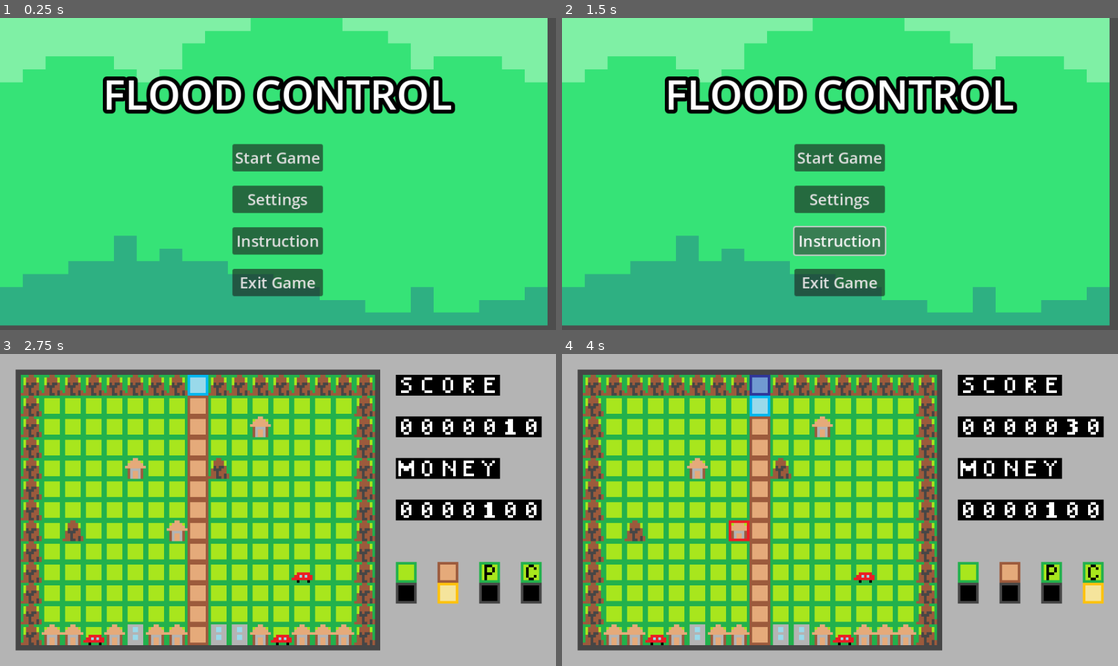
Above: before the commit, frames 1-4 (two rows, left to right).
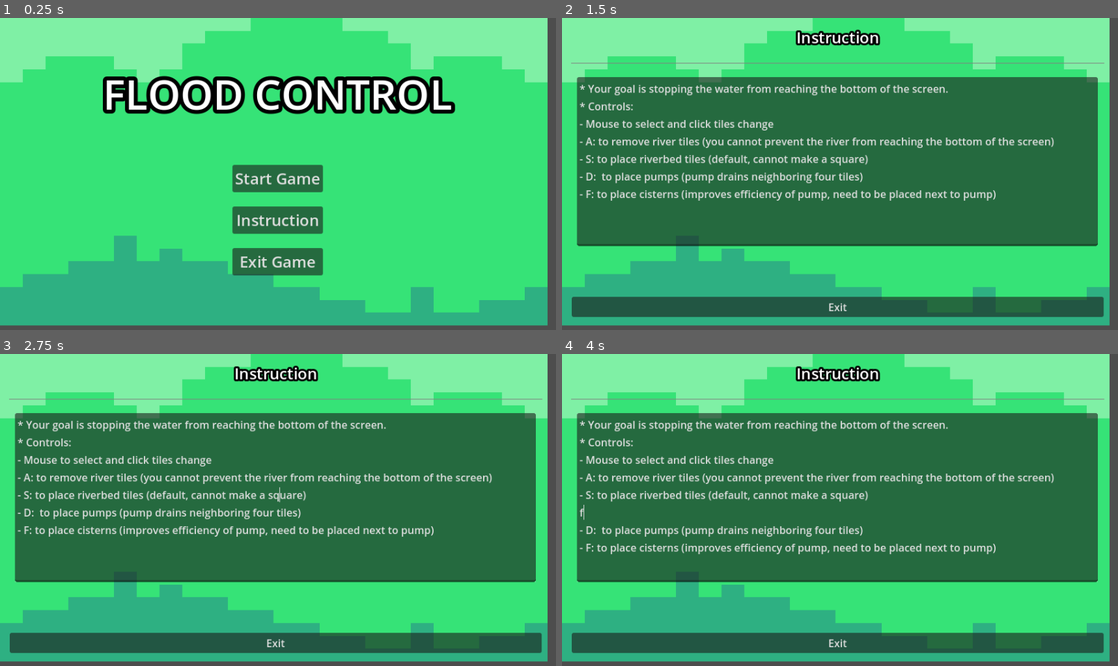
Above: after the commit, the same moments.

Repository: sho16ogura/cs292team5
Game: Godot game, scene res://main menu/main menu/main_menu.tscn
The game is run twice, just before and just after one commit, with the same random seed, the same clock (stepped at 60 frames per second) and the same inputs.
Inputs (mouse positions are in pixels of both pictures, inside the frame that each line leads up to):
- Up to frame 1 (0.25 s): no input
- Up to frame 2 (1.5 s): click (840, 198) at 0.5 s, where only the run before the commit has a clickable "Settings"; click "Instruction" at 1.25 s
- Up to frame 3 (2.75 s): click (278, 494) at 2 s, where only the run before the commit has a clickable "Start Game"
- Up to frame 4 (4 s): move the mouse to (962, 494) at 2.77 s; click (962, 494) at 2.85 s; tap Enter at 3.5 s; move the mouse to (728, 525) at 3.52 s; tap F (toggle_cistern) at 3.6 s

The runs differ from the first frame. In frame 1, 6.2% of the frame differs, in the area x 41-59%, y 40-90%; in frame 2, 58%; in frame 3, 100%, in the area x 0-100%, y 0-100%; in frame 4, 100%.
Error before the commit: Invalid access to property or key 'button_down' on a base object of type 'null instance'. (res://main)

Commit message:
Adjust UI

Diff:
--- a/team5project/main menu/main menu/main_menu.gd
+++ b/team5project/main menu/main menu/main_menu.gd
@@ -3,7 +3,7 @@
 
 @onready var start_button = $MarginContainer/HBoxContainer/VBoxContainer/Start_Button as Button
 @onready var exit_button = $MarginContainer/HBoxContainer/VBoxContainer/Exit_Button as Button
-@onready var settings_button = $MarginContainer/HBoxContainer/VBoxContainer/Settings_Button as Button
+@onready var settings_button = $MarginContainer/HBoxContainer/VBoxContainer/Instruction_Button as Button
 #@onready var instruction_button = $MarginContainer/HBoxContainer/VBoxContainer/Instruction_Button as Button
 @onready var start_level = preload("res://mainGame.tscn") as PackedScene
 @onready var settings_menu = $Settings_Menu as SettingsMenu
--- a/team5project/main menu/main menu/main_menu.tscn
+++ b/team5project/main menu/main menu/main_menu.tscn
@@ -1,8 +1,9 @@
-[gd_scene load_steps=6 format=3 uid="uid://b5j3kmh5ma6mx"]
+[gd_scene load_steps=7 format=3 uid="uid://b5j3kmh5ma6mx"]
 
 [ext_resource type="Script" path="res://main menu/main menu/main_menu.gd" id="1_sn3hk"]
 [ext_resource type="Texture2D" uid="uid://eess7uyvg1uh" path="res://tile_0014.png" id="1_w8vvv"]
 [ext_resource type="AudioStream" uid="uid://rkepwtflhojx" path="res://Sakura-Girl-Beach-chosic.com_.mp3" id="3_d4pl2"]
+[ext_resource type="PackedScene" uid="uid://bayrvi5tdmxbb" path="res://settings menu/settings_menu.tscn" id="4_r5g4m"]
 
 [sub_resource type="SystemFont" id="SystemFont_iqhrx"]
 font_names = PackedStringArray("Impact")
@@ -84,14 +85,7 @@
 text = "Start Game
 "
 
-[node name="Start_Button2" type="Button" parent="MarginContainer/HBoxContainer/VBoxContainer"]
-custom_minimum_size = Vector2(120, 32)
-layout_mode = 2
-theme_override_fonts/font = SubResource("SystemFont_ef1sv")
-theme_override_font_sizes/font_size = 24
-text = "Settings"
-
-[node name="Start_Button3" type="Button" parent="MarginContainer/HBoxContainer/VBoxContainer"]
+[node name="Instruction_Button" type="Button" parent="MarginContainer/HBoxContainer/VBoxContainer"]
 custom_minimum_size = Vector2(120, 32)
 layout_mode = 2
 theme_override_fonts/font = SubResource("SystemFont_ef1sv")
@@ -108,3 +102,11 @@
 [node name="AudioStreamPlayer2D" type="AudioStreamPlayer2D" parent="."]
 stream = ExtResource("3_d4pl2")
 autoplay = true
+
+[node name="Settings_Menu" parent="." instance=ExtResource("4_r5g4m")]
+visible = false
+layout_mode = 1
+offset_left = 3.0
+offset_top = 1.0
+offset_right = -922.0
+offset_bottom = -771.0
--- a/team5project/mainGame.gd
+++ b/team5project/mainGame.gd
@@ -436,10 +436,15 @@
 
 	#if the rightmost house is broken, can move on to ending
 	var can_move_on_to_ending = tile_map.get_cell_atlas_coords(ground_layer,Vector2i(15,12)) == Vector2i(3,0)
+	print(can_move_on_to_ending)
+
 	if can_move_on_to_ending:
-		global_lockout = true
-		print("game over!")
-		get_tree().change_scene_to_file("res://end screen/end_screen.tscn")
+		#global_lockout = true
+		#print("game over!")
+		#get_tree().change_scene_to_file("res://end screen/end_screen.tscn")
+		timer.start()
+		$TileMap/GameOverTimer.stop()
+		return
 
 	if game_over:
 		#inc water level and destruct
@@ -622,13 +627,13 @@
 	if get_tile_type(Vector2i(8, 12)) == TILE.WATER and global_lockout == false:
 		global_lockout = true
 		print("game over!")
-		#end_screen.set_score(score - 10)
-		#end_screen.visible = true
-		#tilemap.visible = false
+		end_screen.set_score(score - 10)
+		end_screen.visible = true
+		tilemap.visible = false
 		#score = get_score()
 		#await get_tree().create_timer(2).timeout
 		print(score)
-		get_tree().change_scene_to_file("res://end screen/end_screen.tscn")
+		#get_tree().change_scene_to_file("res://end screen/end_screen.tscn")
 
 	for y in range(12, 0, -1):
 		for x in range(16, 0 , -1):
--- a/team5project/mainGame.tscn
+++ b/team5project/mainGame.tscn
@@ -8,6 +8,8 @@
 [ext_resource type="AudioStream" uid="uid://d1twaokdntpq7" path="res://error.wav" id="5_hj26o"]
 [ext_resource type="AudioStream" uid="uid://cbhjguvy5pxft" path="res://destruction.wav" id="6_1mp51"]
 [ext_resource type="AudioStream" uid="uid://q1sc303erpj0" path="res://pumping-water.mp3" id="7_5c7lh"]
+[ext_resource type="PackedScene" uid="uid://mkomnbmd7eoh" path="res://end screen/end_screen.tscn" id="9_jcw2l"]
+[ext_resource type="PackedScene" uid="uid://cqpx1ehejg0ob" path="res://pause menu/pause_menu.tscn" id="10_pfb8f"]
 
 [sub_resource type="TileSetAtlasSource" id="TileSetAtlasSource_odmwb"]
 texture = ExtResource("2_gx5xf")
@@ -138,6 +140,21 @@
 [node name="pumping_water_sfx" type="AudioStreamPlayer" parent="TileMap"]
 stream = ExtResource("7_5c7lh")
 
+[node name="pause_menu" parent="." instance=ExtResource("10_pfb8f")]
+visible = false
+offset_left = 434.0
+offset_top = 240.0
+offset_right = 434.0
+offset_bottom = 240.0
+
+[node name="end_screen" parent="." instance=ExtResource("9_jcw2l")]
+visible = false
+custom_minimum_size = Vector2(2.08165e-12, 2.08165e-12)
+offset_left = 1.0
+offset_top = -3.0
+offset_right = 866.0
+offset_bottom = 481.0
+
 [connection signal="timeout" from="TileMap/Timer" to="." method="_on_timer_timeout"]
 [connection signal="timeout" from="TileMap/MoneyTimer" to="." method="_on_money_timer_timeout"]
 [connection signal="timeout" from="TileMap/FloodTimer" to="." method="_on_flood_timer_timeout"]
Not shown: 1 places in team5project/mainGame.tscn that only renumber resources
